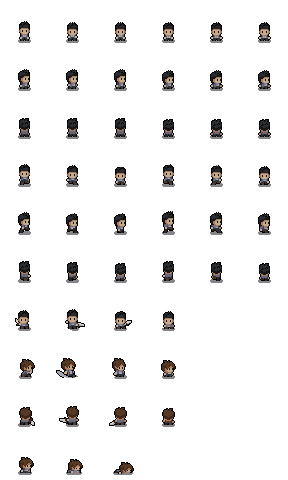
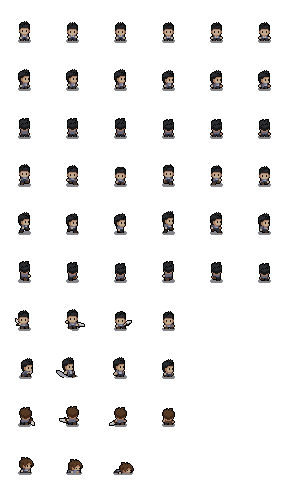
Layers edited between the first and the second 288 × 480 image:
painted on "player.png" over <box>20,357,176,372</box>
